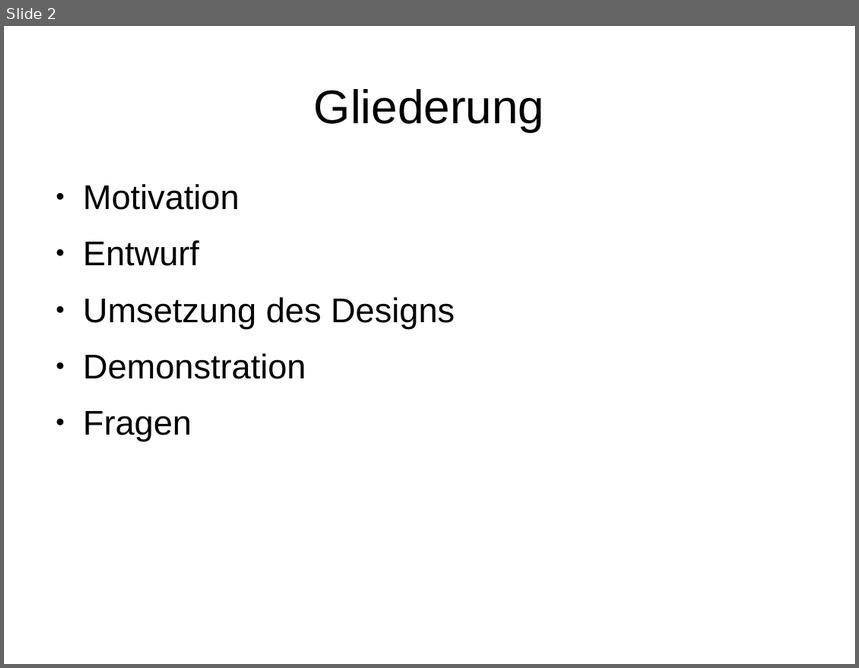
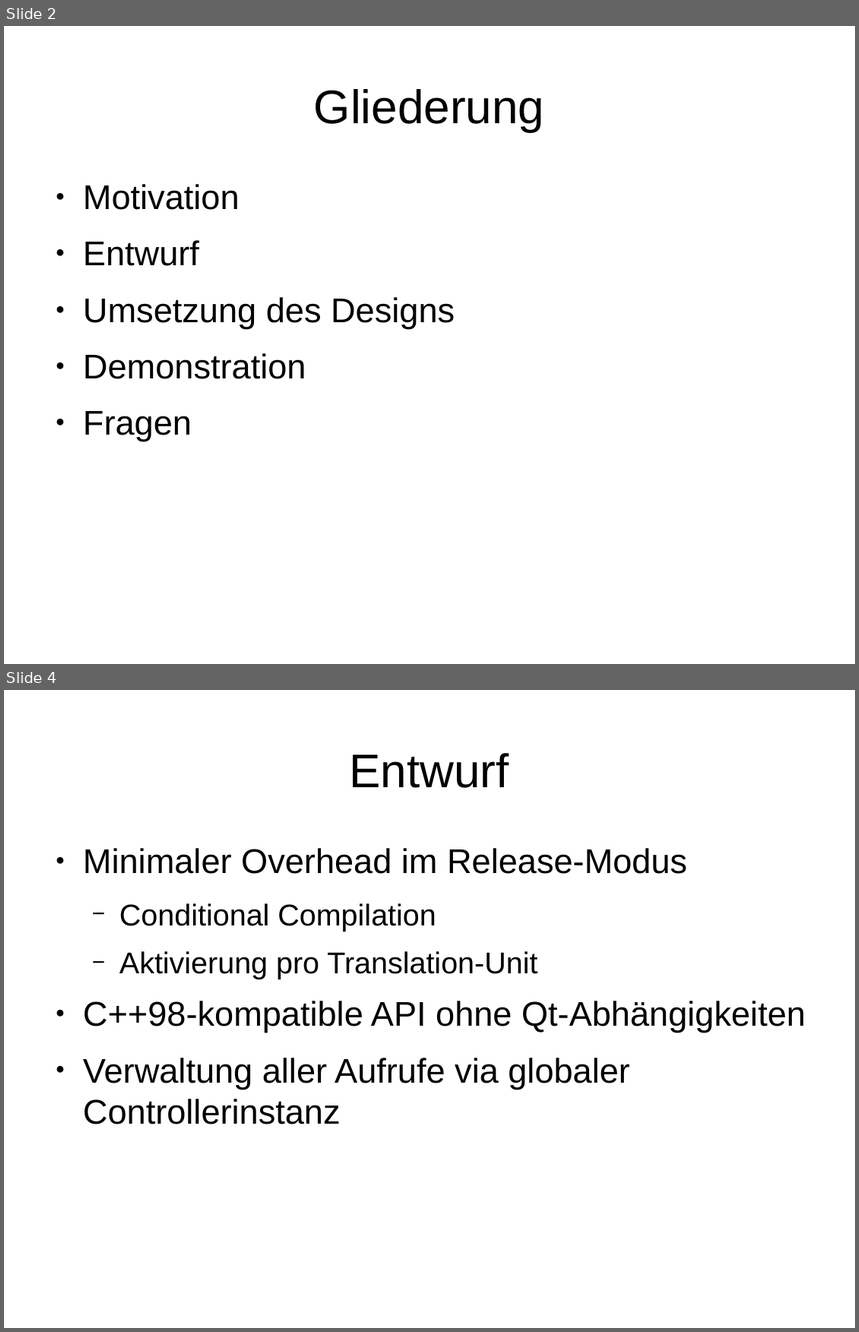
Before and after one commit to CVVisualPSETeam/Dokumente, a slide deck: Presentation/presentation.odp. Shown one above the other, each under a label of ours: slide 2 before the commit, slides 2 and 4 after it; the slides between them are not shown. The pictures are 859x668 and 859x1332 pixels, drawn with LibreOffice and Linux fonts; fonts in the diff are those of the drawing. Boxes give left, top, right and bottom in pixels: in the first picture for what was removed or moved away, otherwise in the second. Text is boxed around its words. In the diff, an @@ line names an element or a change of style, - is before the commit and + after.

```diff
--- a/Presentation/presentation.odp
+++ b/Presentation/presentation.odp
@@ slide 4 added at [4, 690, 855, 1328], background #FFFFFF @@
@@ title added at [350, 753, 509, 788], 44 pt, text #000000 @@
+Entwurf
@@ text added at [83, 848, 806, 1125], 32 pt, text #000000 @@
+● Minimaler Overhead im Release-Modus
+  − Conditional Compilation
+  − Aktivierung pro Translation-Unit
+● C++98-kompatible API ohne Qt-Abhängigkeiten
+● Verwaltung aller Aufrufe via globaler Controllerinstanz
```
Also in this commit, not shown: 1 slide changed, 3 other slides added, 2 slides removed.
